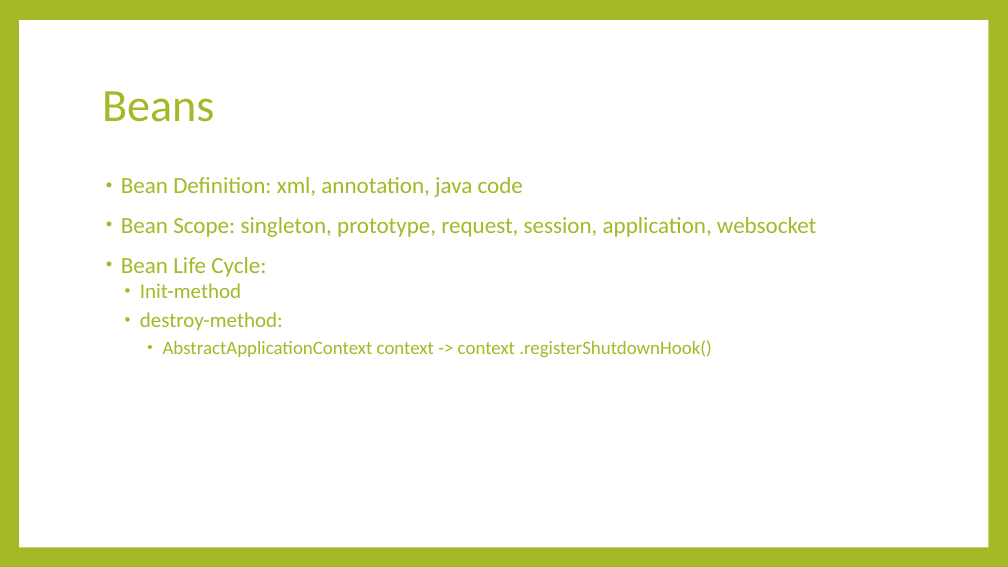
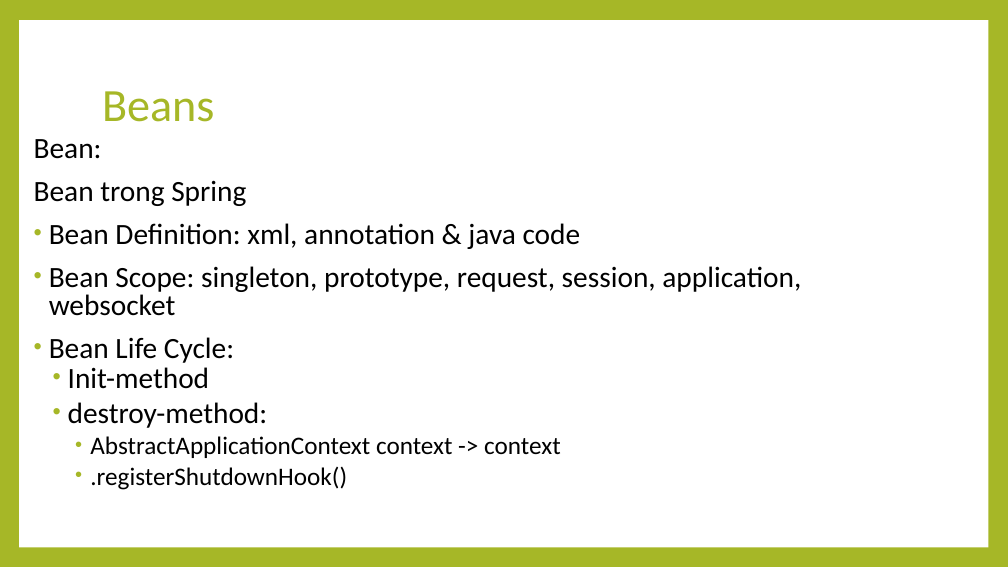
Before and after one commit to thaolt007/spring-doc, a slide deck: slide 7 of Spring.pptx (slide 6 before the commit). Drawn at 1008x567 pixels with LibreOffice and Linux fonts; fonts in the diff are those of the drawing. Boxes give left, top, right and bottom in pixels: in the first picture for what was removed or moved away, otherwise in the second. Text is boxed around its words. In the diff, an @@ line names an element or a change of style, - is before the commit and + after.

Commit message:
sap xong spring core

```diff
--- a/Spring.pptx
+++ b/Spring.pptx
@@ text "Bean:" moved from (x1=121, y1=177, x2=816, y2=358) to (x1=34, y1=139, x2=801, y2=490) @@
@@ text at (x1=34, y1=139, x2=581, y2=249): text changed; size 22 to 28 pt; text colour #A6B727 to #000000 @@
-• Bean Definition: xml, annotation, java code
+Bean:
+Bean trong Spring
+• Bean Definition: xml, annotation & java code
@@ text at (x1=49, y1=266, x2=801, y2=428): size 22 to 28 pt in "Bean Scope: singleton, prototype, request, session, applicat ...", "Bean Life Cycle:"; text colour #A6B727 to #000000 in "Bean Scope: singleton, prototype, request, session, applicat ...", "Bean Life Cycle:", "Init-method", "destroy-method:"; size 20 to 28 pt in "Init-method", "destroy-method:"; line spacing 0.9 to 0.8 @@
@@ text at (x1=90, y1=436, x2=560, y2=490): text changed; size 18 to 24 pt; text colour #A6B727 to #000000 @@
-    • AbstractApplicationContext context -> context .registerShutdownHook()
+    • AbstractApplicationContext context -> context
+    • .registerShutdownHook()
```
Also in this commit, not shown: 4 other slides changed, 3 slides added.
